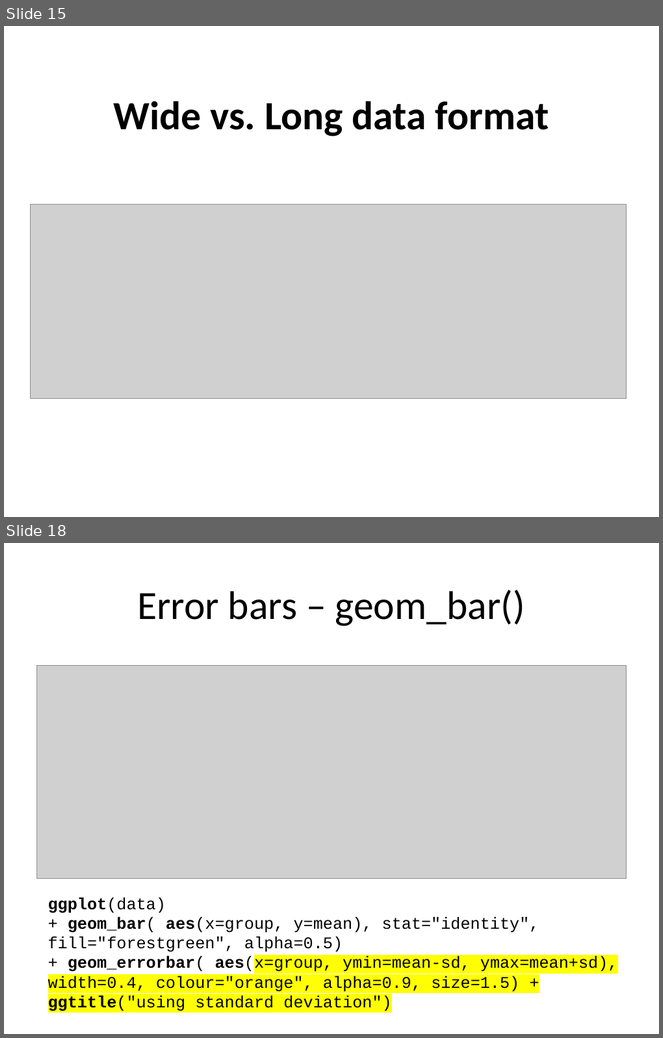
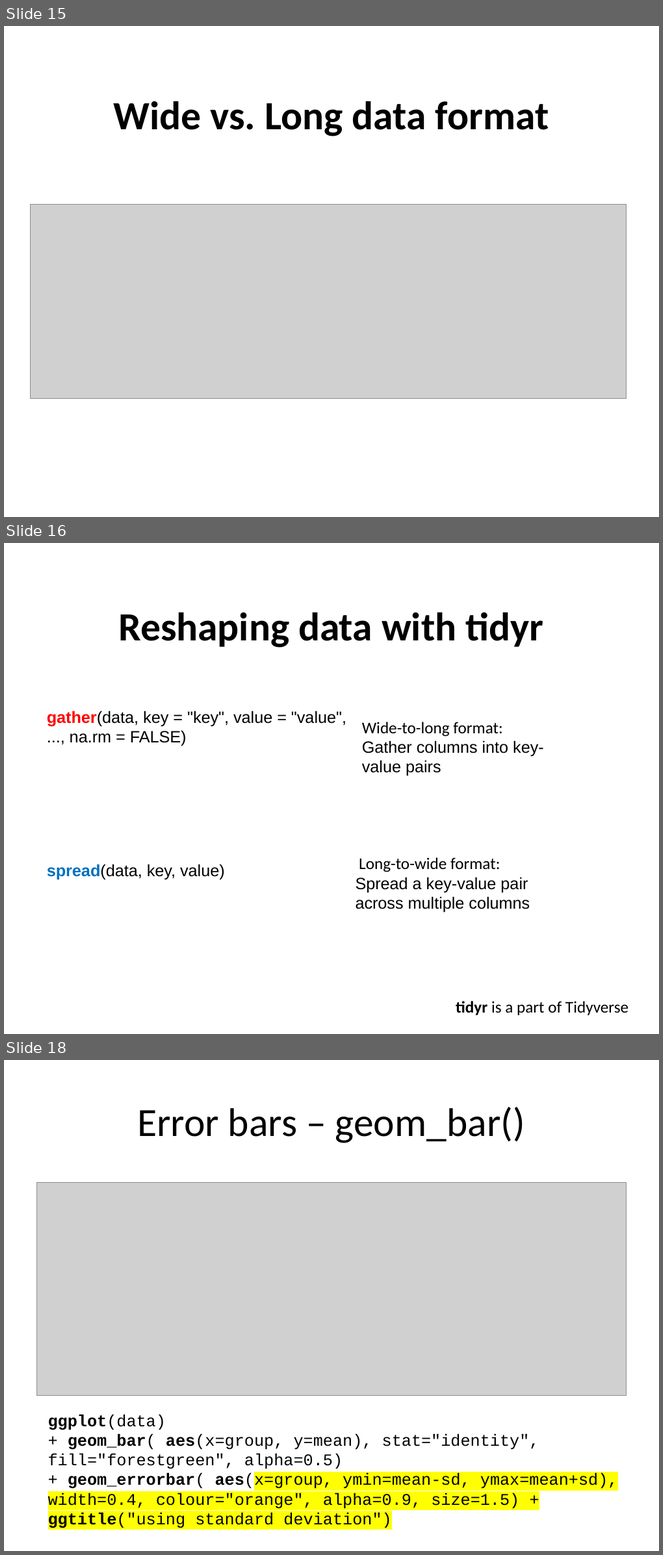
Before and after one commit to sraorao/data_analysis_visualisation_R_HT2022, a slide deck: powerpoint files/Session2.pptx. Shown one above the other, each under a label of ours: slides 15 and 18 before the commit, slides 15, 16 and 18 after it; the slides between them are not shown. The pictures are 663x1038 and 663x1555 pixels, drawn with LibreOffice and Linux fonts; fonts in the diff are those of the drawing; grey boxes stand for pictures. Boxes give left, top, right and bottom in pixels: in the first picture for what was removed or moved away, otherwise in the second. Text is boxed around its words. In the diff, an @@ line names an element or a change of style, - is before the commit and + after.

Commit message:
correcting reshaping files

```diff
--- a/powerpoint files/Session2.pptx
+++ b/powerpoint files/Session2.pptx
@@ slide 16 added at bbox=[4, 543, 659, 1034], background #FFFFFF @@
@@ text added at bbox=[118, 612, 544, 648], 44 pt, text #000000, bold @@
+Reshaping data with tidyr
@@ text added at bbox=[47, 711, 347, 746], 18 pt, text #000000 @@
+gather(data, key = "key", value = "value", ..., na.rm = FALSE)
@@ text added at bbox=[362, 722, 544, 776], 18 pt, text #000000 @@
+Wide-to-long format:
+Gather columns into key-value pairs
@@ text added at bbox=[47, 864, 225, 880], 18 pt, text #000000 @@
+spread(data, key, value)
@@ text added at bbox=[356, 858, 530, 913], 18 pt, text #000000 @@
+Long-to-wide format:
+Spread a key-value pair across multiple columns
@@ text added at bbox=[456, 1001, 629, 1016], 18 pt, text #000000 @@
+tidyr is a part of Tidyverse
```
Also in this commit, not shown: 4 slides changed, 1 slide removed.
